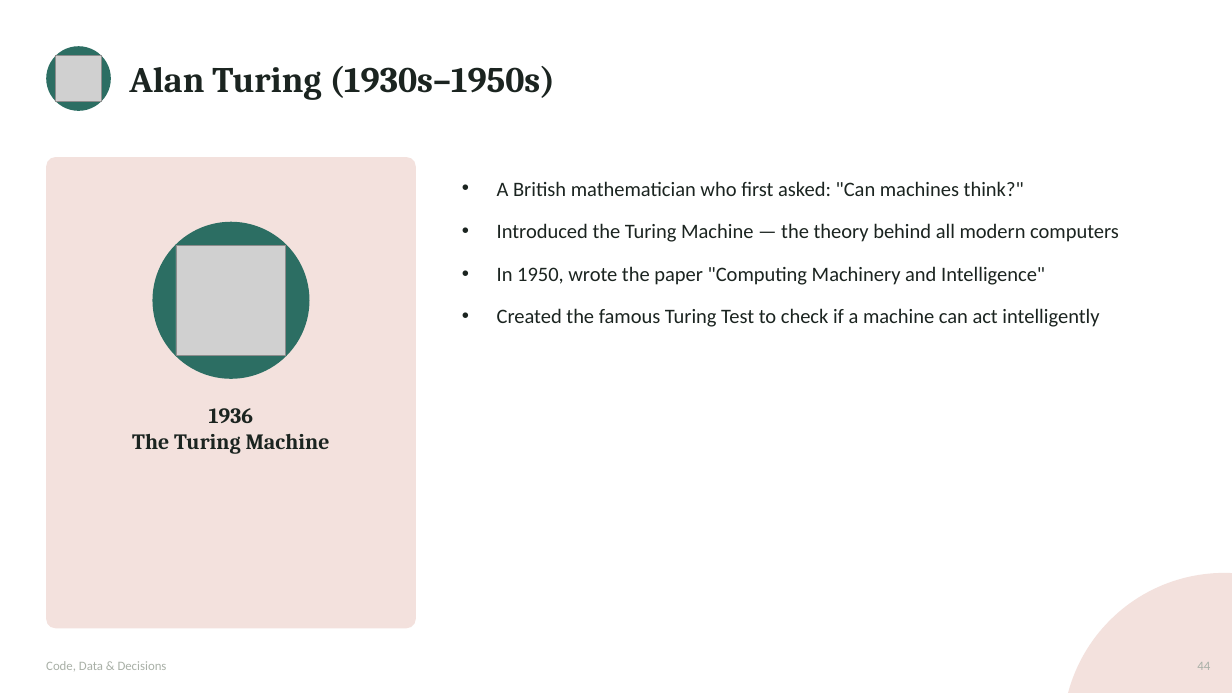
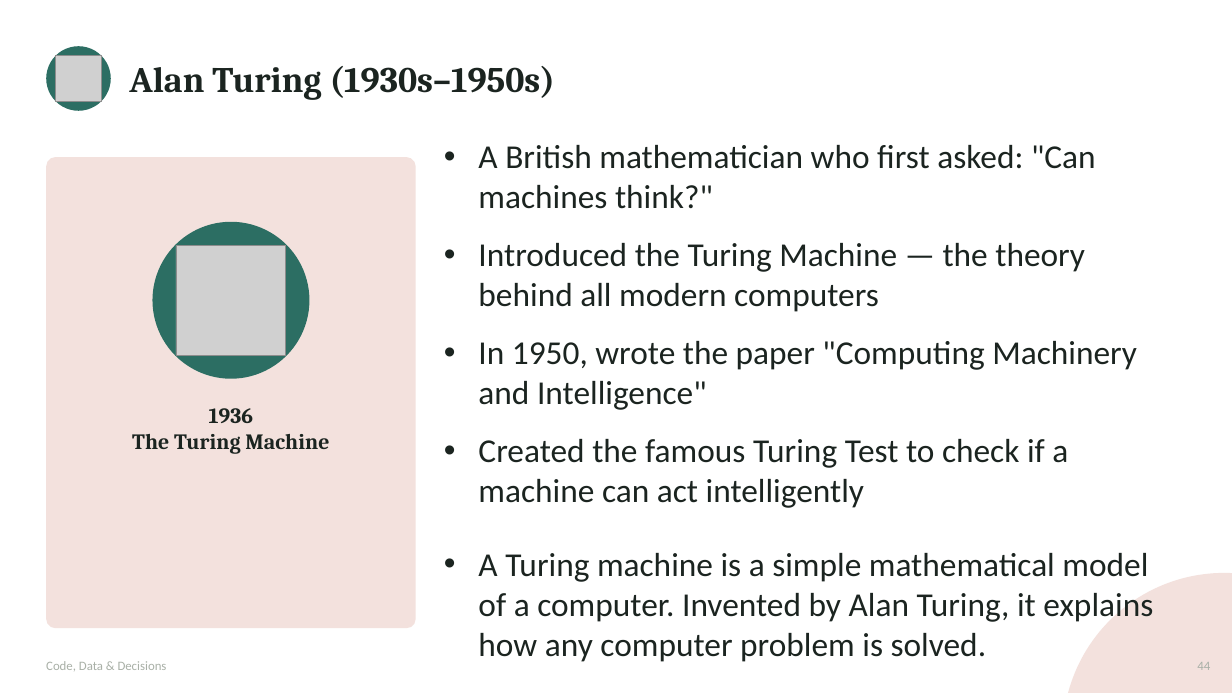
Before and after one commit to waseem-development/ai-ml-course, a slide deck: slide 44 of slides/1_course_day1_day2_v2.pptx. Drawn at 1232x693 pixels with LibreOffice and Linux fonts; fonts in the diff are those of the drawing; grey boxes stand for pictures. Boxes give left, top, right and bottom in pixels: in the first picture for what was removed or moved away, otherwise in the second. Text is boxed around its words. In the diff, an @@ line names an element or a change of style, - is before the commit and + after.

```diff
--- a/slides/1_course_day1_day2_v2.pptx
+++ b/slides/1_course_day1_day2_v2.pptx
@@ text "A British mathematician who first ...": place and size @@
-text "A British mathematician who first ..." at [497, 181, 1119, 327]
+text "A British mathematician who first ..." at [478, 145, 1153, 662]
@@ text at [478, 145, 1137, 508]: size 16 to 26 pt in "A British mathematician who first asked: "Can ...", "Introduced the Turing Machine — the theory ...", "In 1950, wrote the paper "Computing Machinery ...", "Created the famous Turing Test to check ..." @@
@@ text at [478, 553, 1153, 662]: paragraph added @@
+• A Turing machine is a simple mathematical model of a computer. Invented by Alan Turing, it explains how any computer problem is solved.
```
Also in this commit, not shown: 10 other slides changed, 3 slides added, 1 other file.
